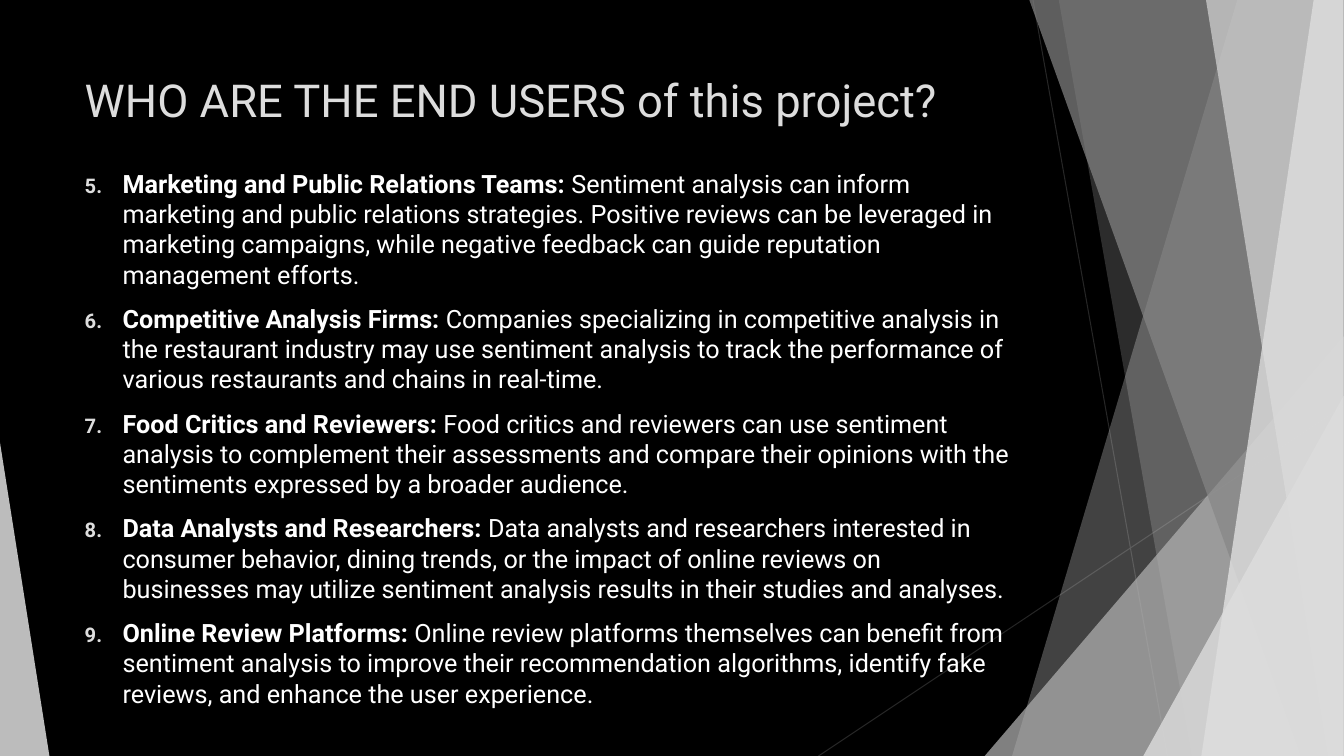
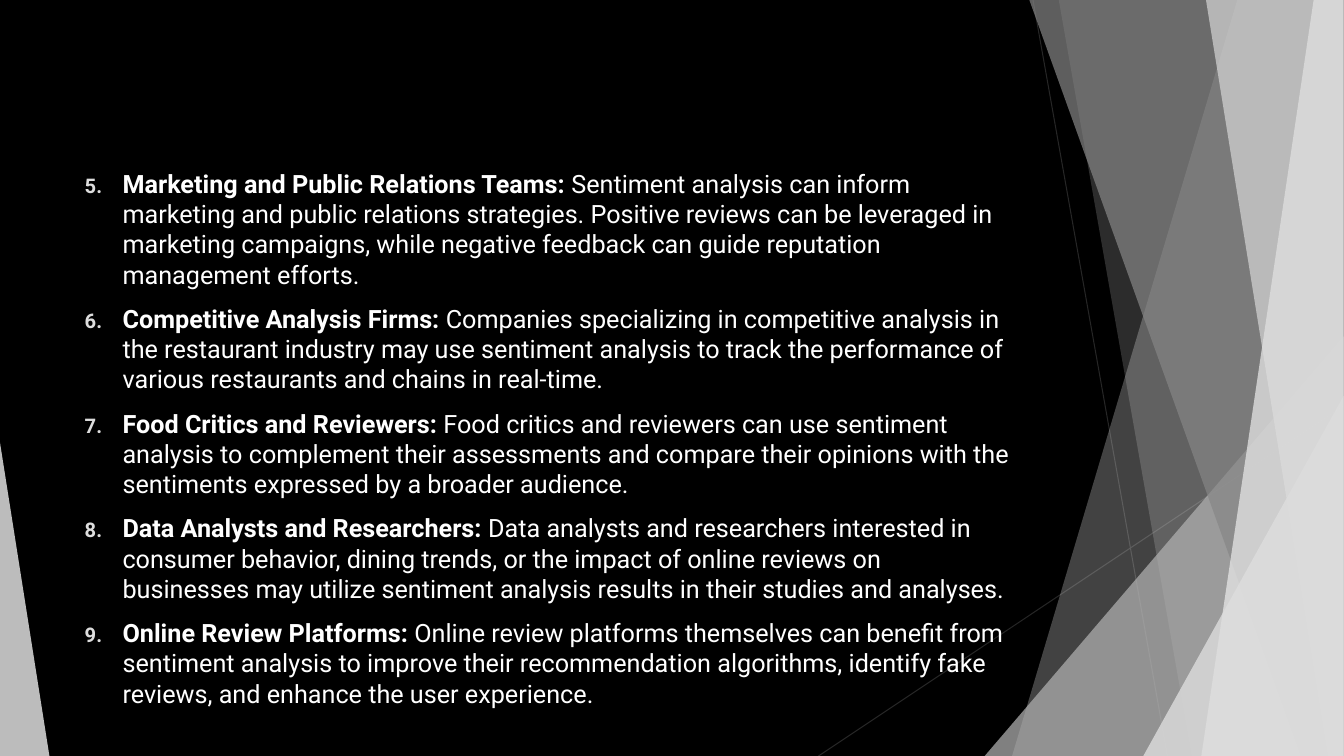
Before and after one commit to SajjaPremsai/Internships, a slide deck: slide 6 of IBM-EduSkills/Internship Project Submission PPT.pptx. Drawn at 1344x756 pixels with LibreOffice and Linux fonts; fonts in the diff are those of the drawing. Boxes give left, top, right and bottom in pixels: in the first picture for what was removed or moved away, otherwise in the second. Text is boxed around its words. In the diff, an @@ line names an element or a change of style, - is before the commit and + after.

```diff
--- a/IBM-EduSkills/Internship Project Submission PPT.pptx
+++ b/IBM-EduSkills/Internship Project Submission PPT.pptx
@@ title removed at (85, 82, 936, 127) @@
-WHO ARE THE END USERS of this project?
```
Also in this commit, not shown: 1 other file.
